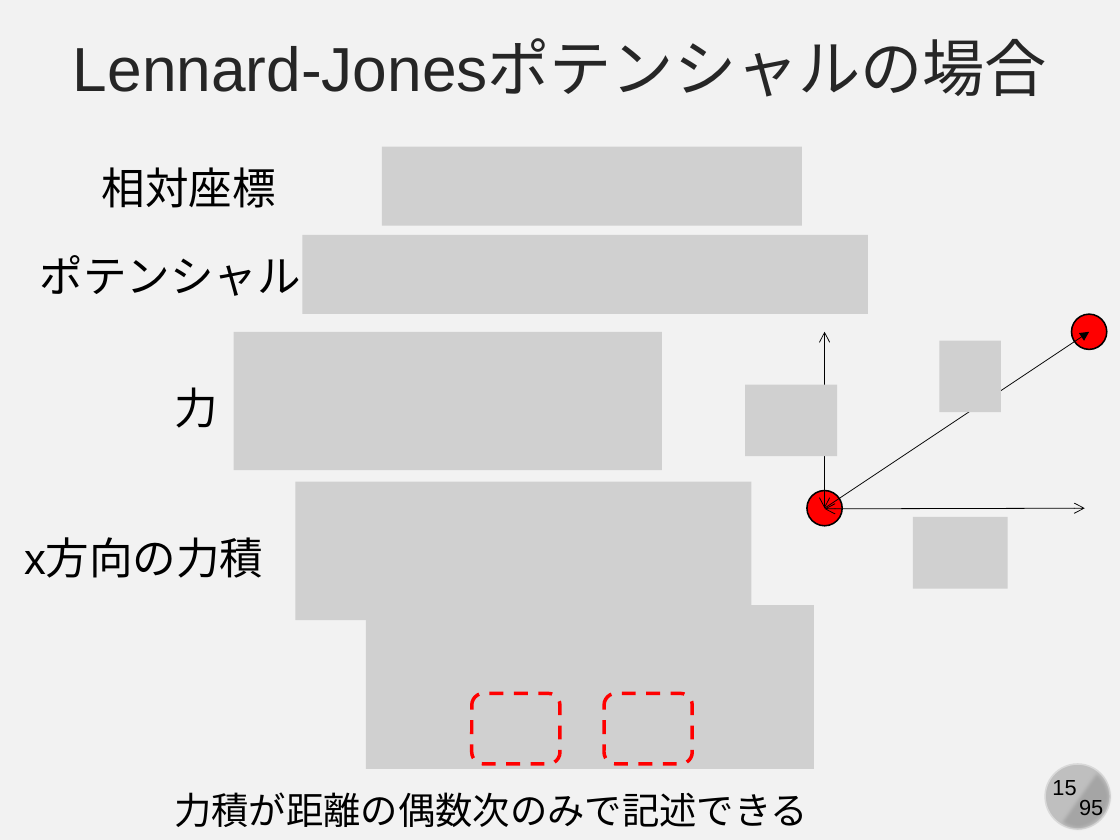
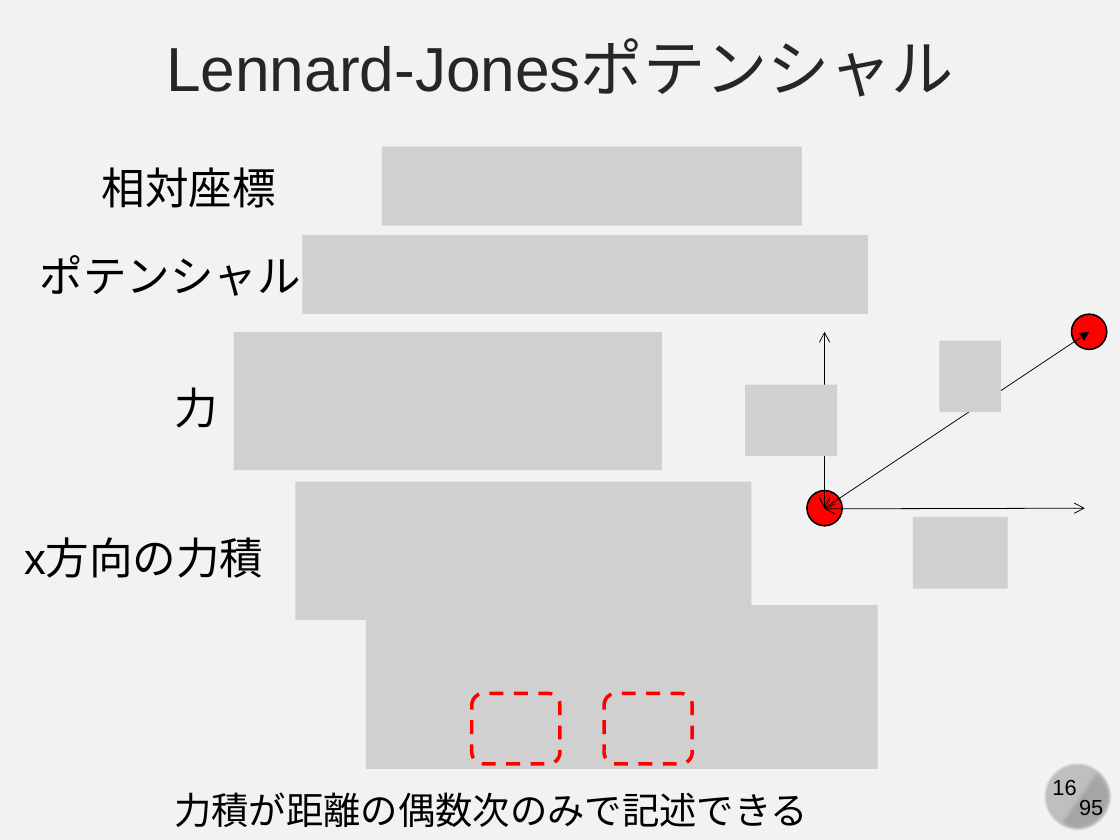
Before and after one commit to kaityo256/simulation_engineering, a slide deck: slide 16 of 07_md_implementation/simulation07.pptx (slide 15 before the commit). Drawn at 1120x840 pixels with LibreOffice and Linux fonts; fonts in the diff are those of the drawing; grey boxes stand for pictures. Boxes give left, top, right and bottom in pixels: in the first picture for what was removed or moved away, otherwise in the second. Text is boxed around its words. In the diff, an @@ line names an element or a change of style, - is before the commit and + after.

```diff
--- a/07_md_implementation/simulation07.pptx
+++ b/07_md_implementation/simulation07.pptx
@@ text at bbox=[166, 41, 954, 97]: text changed @@
-Lennard-Jonesポテンシャルの場合
+Lennard-Jonesポテンシャル
@@ picture: place and size @@
-picture at bbox=[366, 605, 814, 768]
+picture at bbox=[366, 605, 878, 768]
@@ page number at bbox=[1052, 780, 1076, 795]: text changed @@
-15
+16
```
Also in this commit, not shown: 5 other slides changed, 6 slides added.
